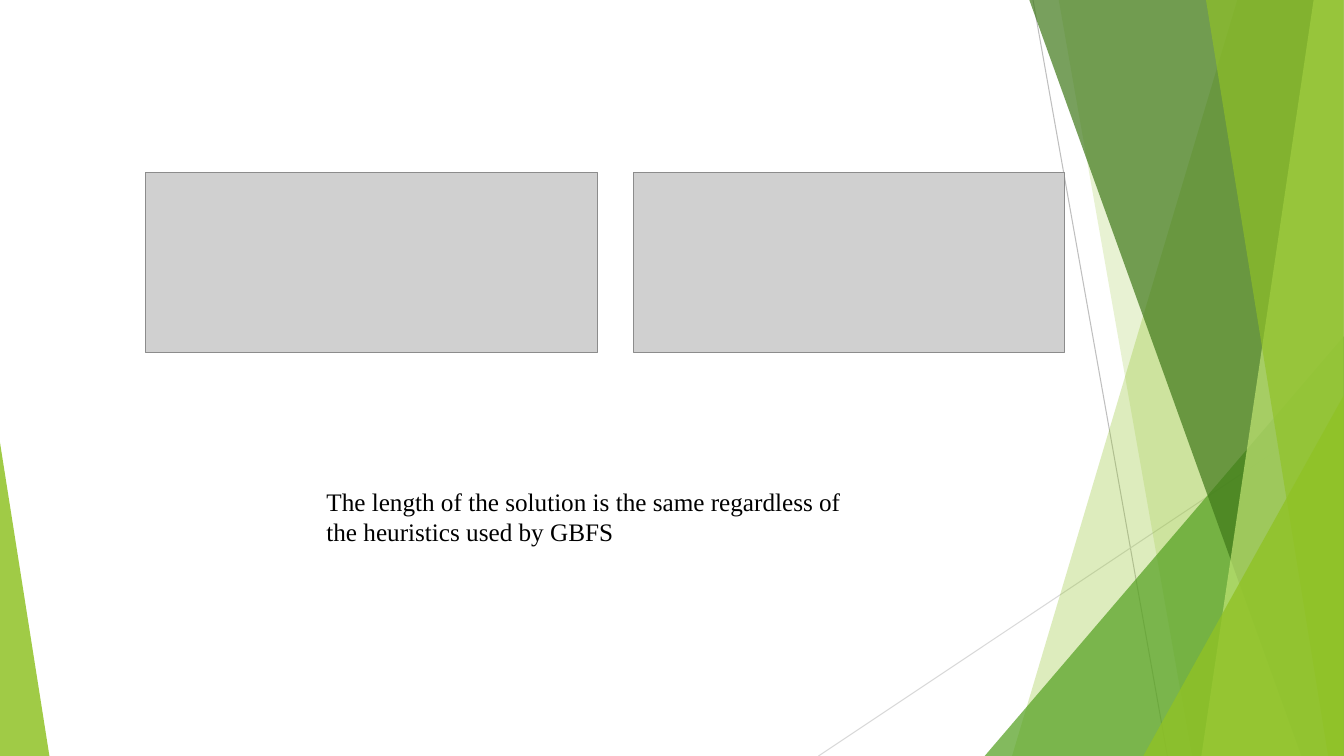
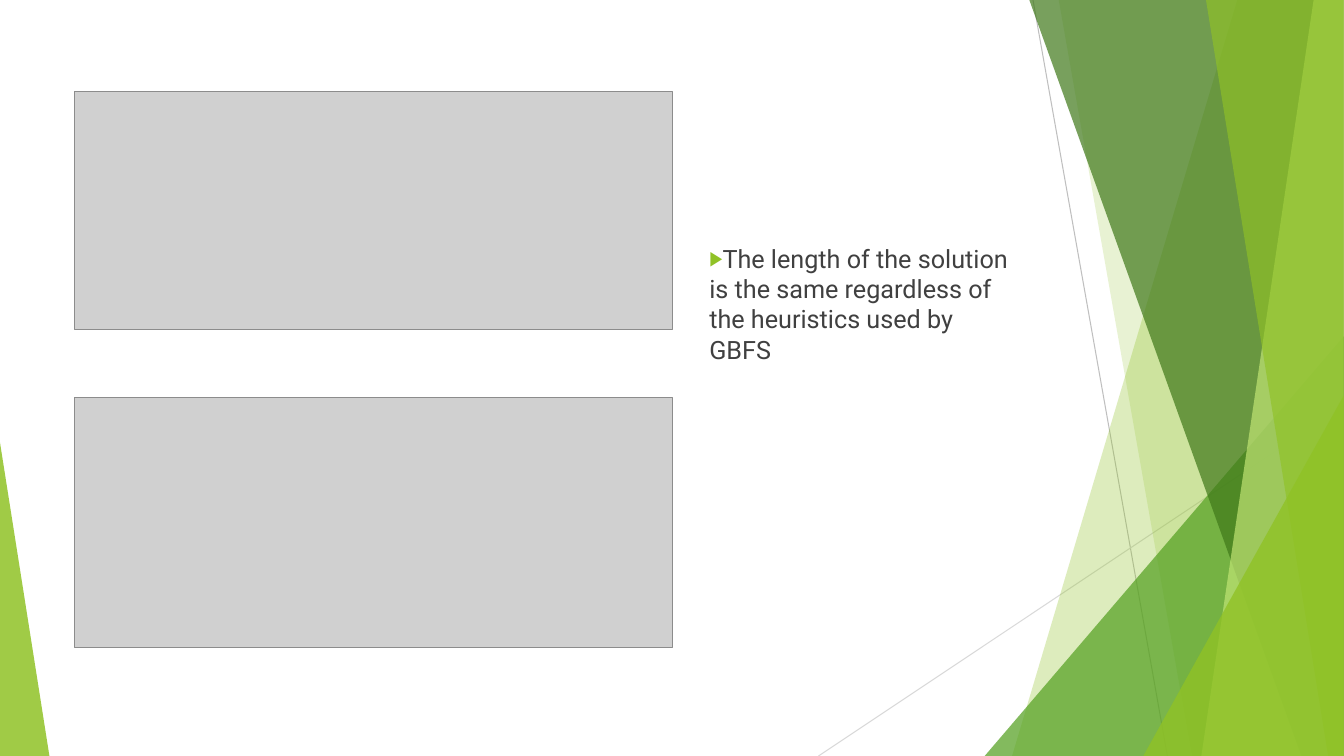
Before and after one commit to LittleNightmare/Mini-project2-for-COMP472, a slide deck: slide 3 of Analysis_sildes.pptx. Drawn at 1344x756 pixels with LibreOffice and Linux fonts; fonts in the diff are those of the drawing; grey boxes stand for pictures. Boxes give left, top, right and bottom in pixels: in the first picture for what was removed or moved away, otherwise in the second. Text is boxed around its words. In the diff, an @@ line names an element or a change of style, - is before the commit and + after.

```diff
--- a/Analysis_sildes.pptx
+++ b/Analysis_sildes.pptx
@@ picture: place and size @@
-picture at box(145, 172, 598, 353)
+picture at box(75, 92, 673, 331)
@@ text "The length of the solution ...": place and size @@
-text "The length of the solution ..." at box(326, 493, 840, 547)
+text "The length of the solution ..." at box(709, 249, 1008, 360)
@@ text "The length of the solution ..." at box(709, 249, 1008, 360): font Times New Roman to Roboto, text colour #000000 to #404040; bullet none to ▶; more space between paragraphs @@
@@ picture: place and size @@
-picture at box(634, 172, 1065, 353)
+picture at box(75, 397, 673, 648)
```
Also in this commit, not shown: 6 other slides changed.
